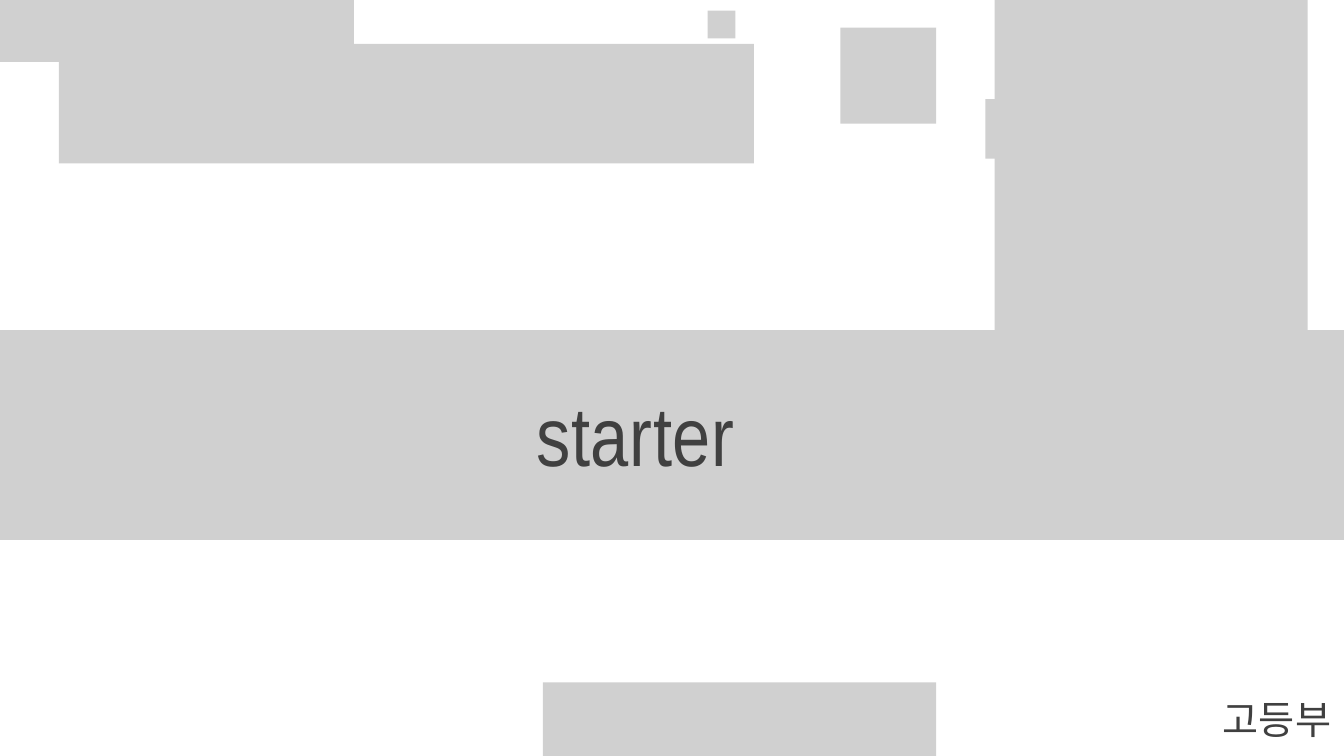
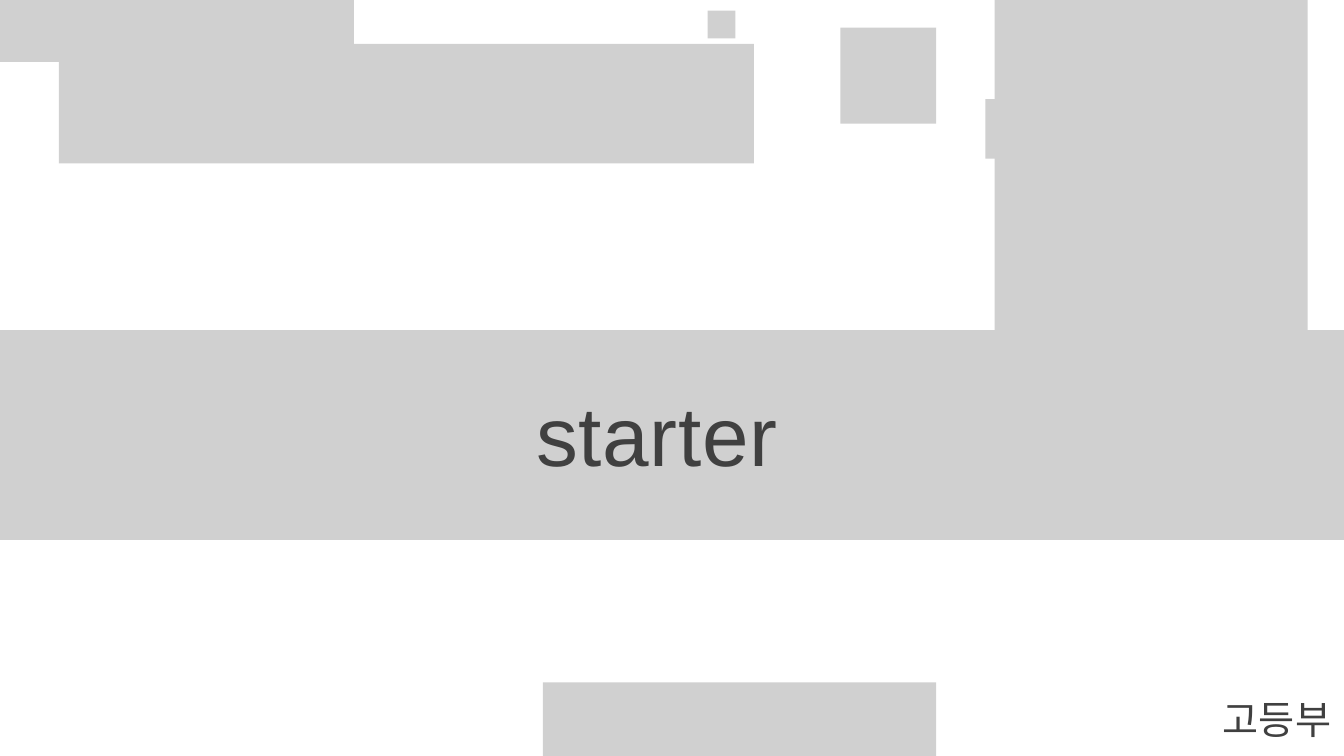
Before and after one commit to sunghyeon5307/datacreatorCamp, a slide deck: slide 1 of starter.pptx. Drawn at 1344x756 pixels with LibreOffice and Linux fonts; fonts in the diff are those of the drawing; grey boxes stand for pictures; background and template pictures are left out. Boxes give left, top, right and bottom in pixels: in the first picture for what was removed or moved away, otherwise in the second. Text is boxed around its words. In the diff, an @@ line names an element or a change of style, - is before the commit and + after.

```diff
--- a/starter.pptx
+++ b/starter.pptx
@@ text "starter" at box(536, 412, 777, 467): font Arial Narrow to Arial @@
```
Also in this commit, not shown: 5 other files.
